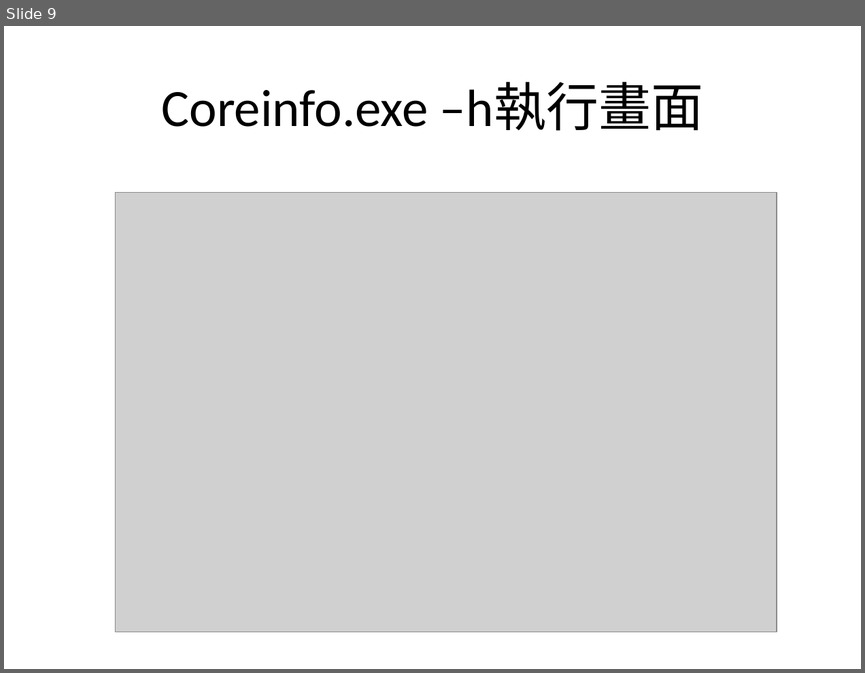
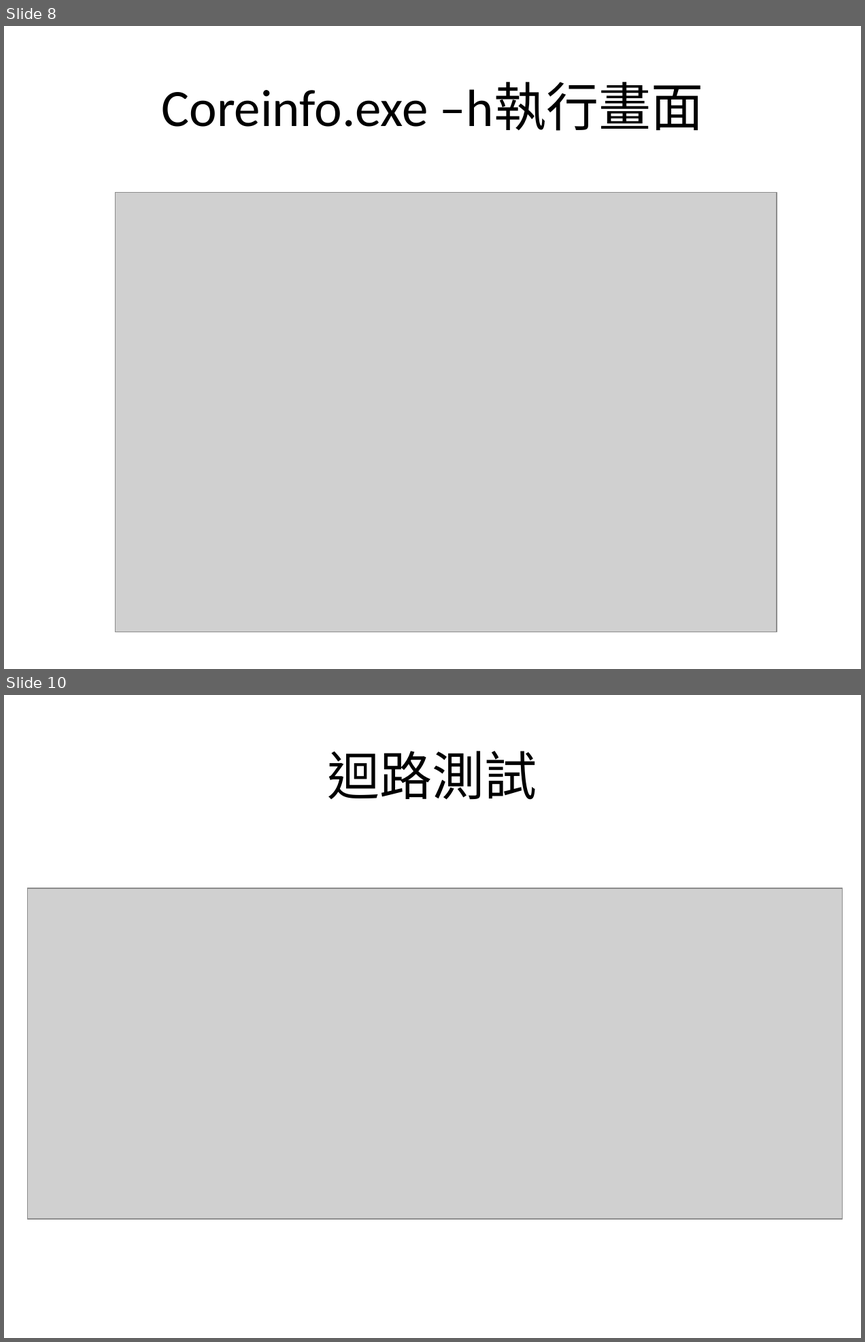
Before and after one commit to 4080E68/S108001484, a slide deck: 0302/0302windows sysinternals 技術報告.pptx. Shown one above the other, each under a label of ours: slide 9 before the commit, slides 8 and 10 after it; the slides between them are not shown. The pictures are 865x673 and 865x1342 pixels, drawn with LibreOffice and Linux fonts; fonts in the diff are those of the drawing; grey boxes stand for pictures. Boxes give left, top, right and bottom in pixels: in the first picture for what was removed or moved away, otherwise in the second. Text is boxed around its words. In the diff, an @@ line names an element or a change of style, - is before the commit and + after.

```diff
--- a/0302/0302windows sysinternals 技術報告.pptx
+++ b/0302/0302windows sysinternals 技術報告.pptx
@@ slide 10 added at <box>4,695,861,1338</box>, background #FFFFFF @@
@@ title added at <box>328,751,537,800</box>, 44 pt, text #000000 @@
+迴路測試
@@ picture added at <box>28,888,843,1219</box> @@
@@ what was slide 9 is now slide 8 @@
```
Also in this commit, not shown: 3 other slides added, 1 other file.
